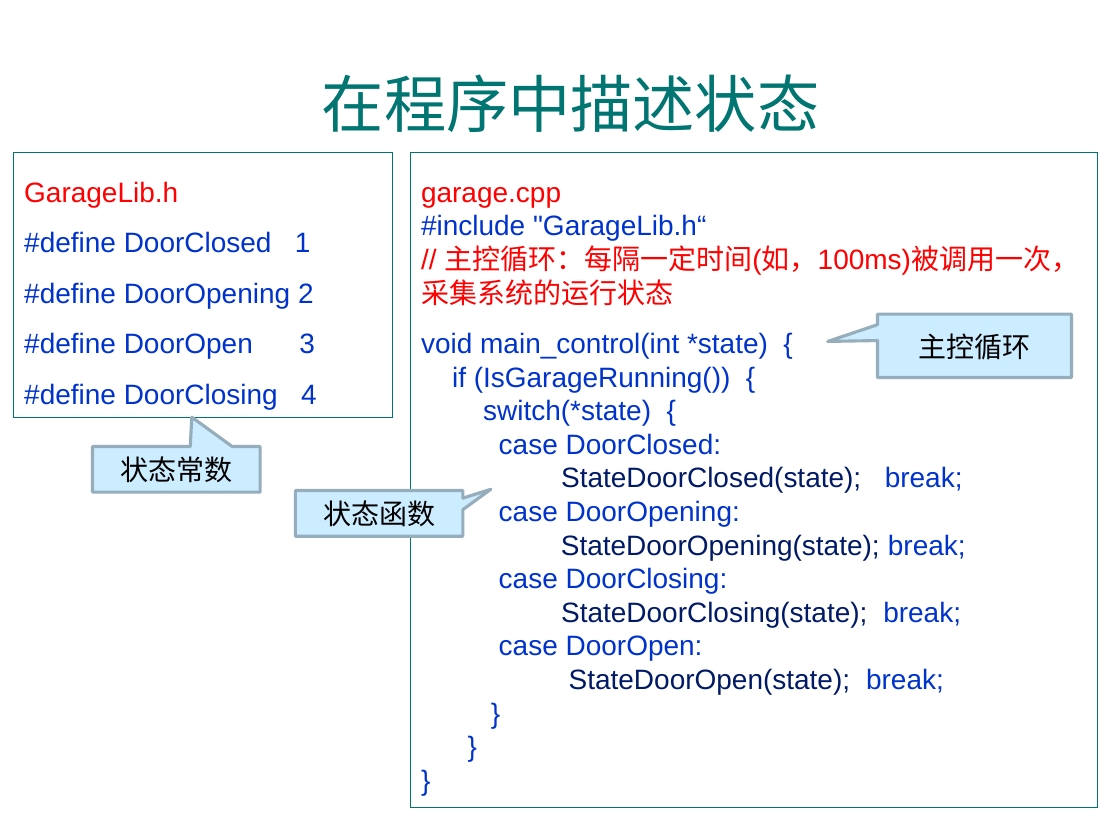
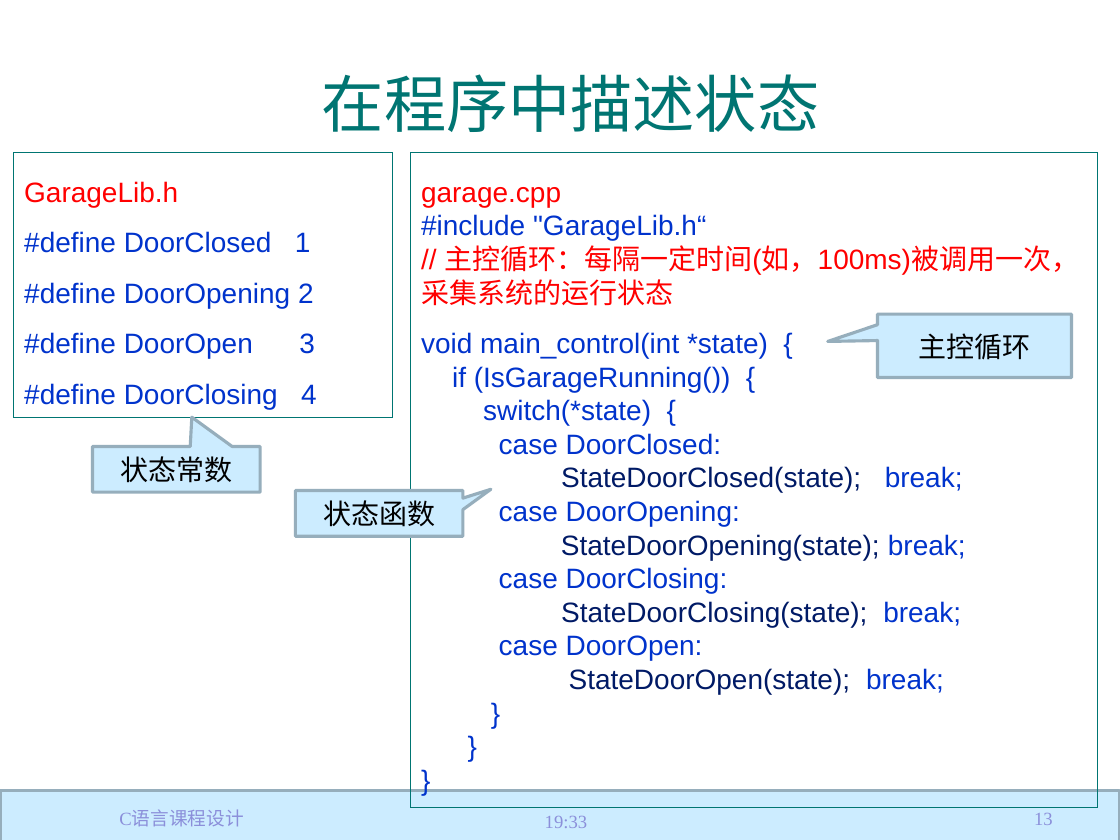
Before and after one commit to jtrfid/C-Repositories, a slide deck: slide 13 of C语言课程设计/2016/Garage_mfc/状态和状态机.pptx. Drawn at 1120x840 pixels with LibreOffice and Linux fonts; fonts in the diff are those of the drawing; background and template pictures are left out. Boxes give left, top, right and bottom in pixels: in the first picture for what was removed or moved away, otherwise in the second. Text is boxed around its words. In the diff, an @@ line names an element or a change of style, - is before the commit and + after.

```diff
--- a/C语言课程设计/2016/Garage_mfc/状态和状态机.pptx
+++ b/C语言课程设计/2016/Garage_mfc/状态和状态机.pptx
@@ rectangle added at (x1=0, y1=791, x2=1120, y2=840), fill #CCECFF, outline #97AFBD 2 pt @@
@@ text removed at (x1=876, y1=802, x2=1106, y2=808) @@
-厚德 · 求真 · 砺学 · 笃行
@@ text added at (x1=119, y1=811, x2=243, y2=827), 12 pt, text #8C90DA @@
+C语言课程设计
@@ text added at (x1=545, y1=816, x2=587, y2=828), 12 pt, text #8C90DA @@
+19:33
@@ page number added at (x1=1034, y1=813, x2=1053, y2=825), 12 pt, text #8C90DA @@
+13
```
Also in this commit, not shown: 48 other slides changed, 5 slides added, 3 other files.
